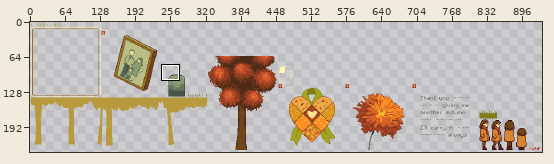
Two states of a sprite sheet, assets/comfyjam1025.png. Above, an overview of the earlier version with the close-up marked.
Close-up. As it was:
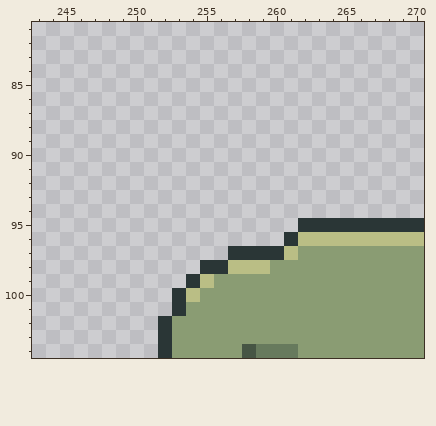
The file is 1024x256 pixels. Shown: x 243..270, y 81..104. The wide view leaves out empty margins.
Once edited:
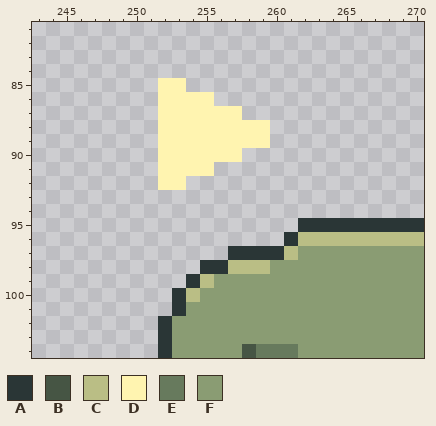
Palette (. is transparent): A #2a3636  B #465544  C #babe85  D #fff4b0  E #677a5d  F #8a9c73
The edit:
The edit adds colour D in row 85 at x 252 to 253; in row 86 at x 252 to 255; in row 87 at x 252 to 257; in rows 88 to 89 at x 252 to 259; in row 90 at x 252 to 257; in row 91 at x 252 to 255.
The edit adds colour D in row 92 at x 252 to 253.
Pixel boxes of the changes (left, top, right, bottom) in both close-ups:
added: (158, 78, 270, 190)
